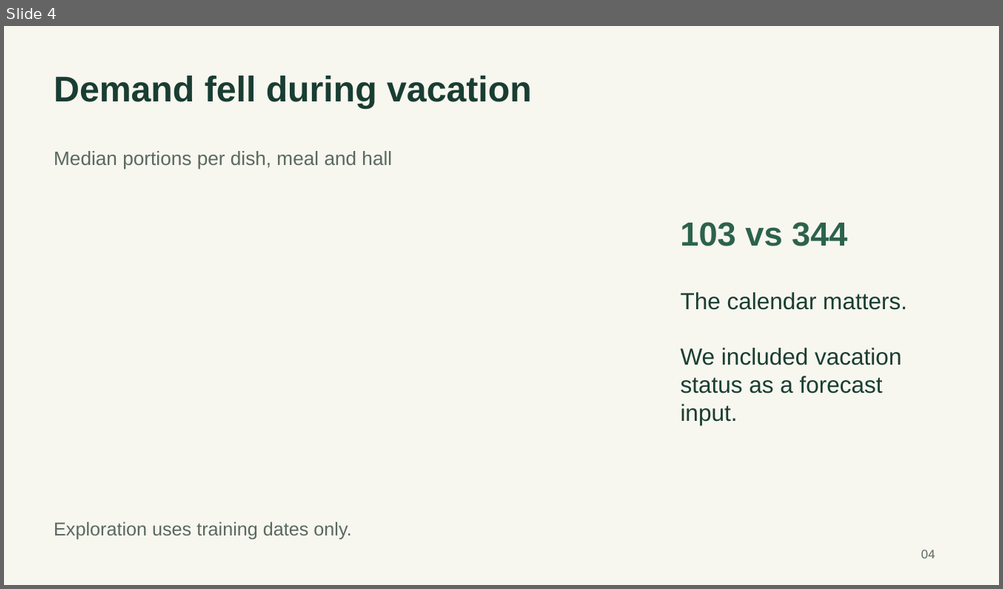
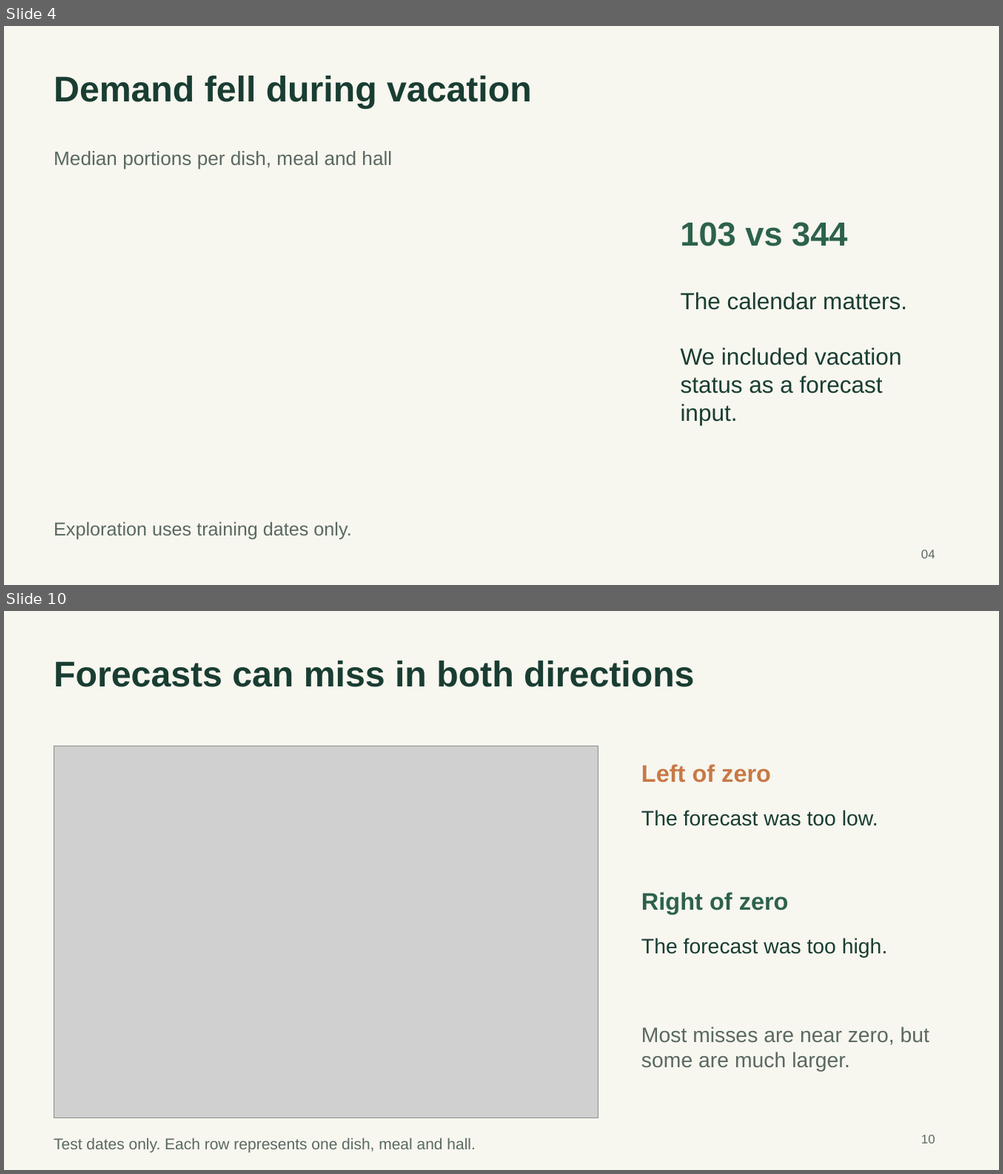
Before and after one commit to SaiTeja-2101/IDSE-Project, a slide deck: submission/ResilientBite-Presentation.pptx. Shown one above the other, each under a label of ours: slide 4 before the commit, slides 4 and 10 after it; the slides between them are not shown. The pictures are 1003x589 and 1003x1174 pixels, drawn with LibreOffice and Linux fonts; fonts in the diff are those of the drawing; grey boxes stand for pictures. Boxes give left, top, right and bottom in pixels: in the first picture for what was removed or moved away, otherwise in the second. Text is boxed around its words. In the diff, an @@ line names an element or a change of style, - is before the commit and + after.

```diff
--- a/submission/ResilientBite-Presentation.pptx
+++ b/submission/ResilientBite-Presentation.pptx
@@ slide 10 added at box(4, 611, 999, 1170), background #F7F6EF @@
@@ text added at box(54, 661, 694, 687), 34.5 pt, text #193D32, bold @@
+Forecasts can miss in both directions
@@ picture added at box(54, 746, 598, 1119) @@
@@ text added at box(641, 764, 771, 783), 23.2 pt, text #C87945, bold @@
+Left of zero
@@ text added at box(641, 810, 878, 826), 20.2 pt, text #193D32 @@
+The forecast was too low.
@@ text added at box(641, 892, 788, 914), 23.2 pt, text #2C624C, bold @@
+Right of zero
@@ text added at box(641, 938, 887, 957), 20.2 pt, text #193D32 @@
+The forecast was too high.
@@ text added at box(641, 1027, 929, 1072), 20.2 pt, text #596961 @@
+Most misses are near zero, but some are much larger.
@@ text added at box(54, 1139, 475, 1153), 15 pt, text #596961 @@
+Test dates only. Each row represents one dish, meal and hall.
@@ text added at box(921, 1135, 935, 1144), 12 pt, text #596961 @@
+10
```
Also in this commit, not shown: 8 slides changed, 1 other slide added, 7 other files.
